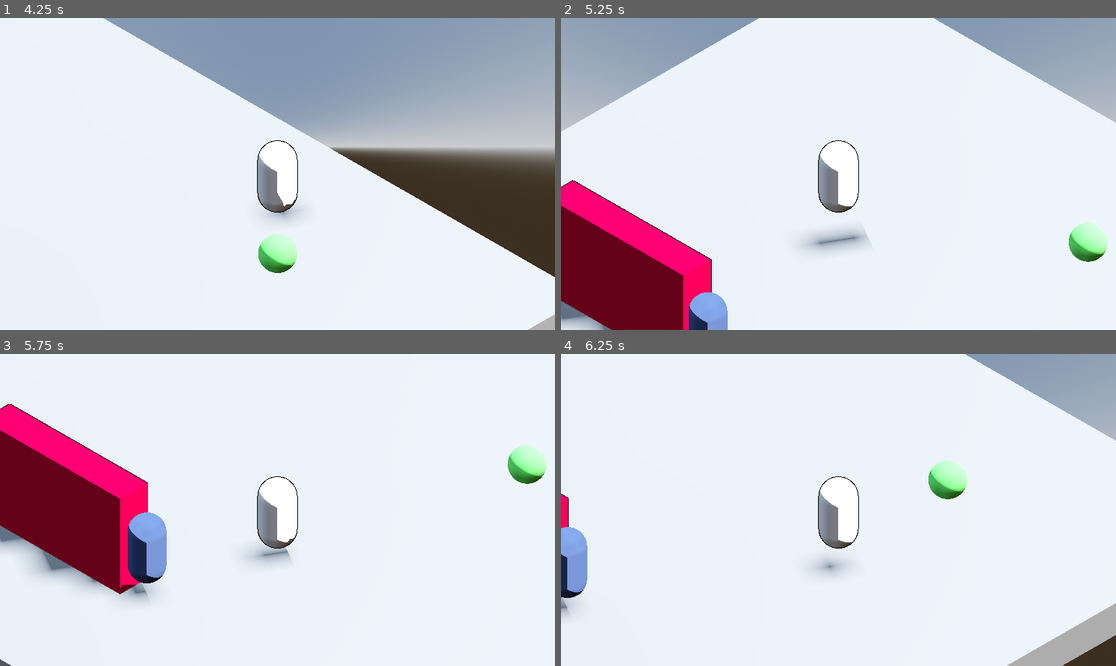
Above: before the commit, frames 1-4 (two rows, left to right).
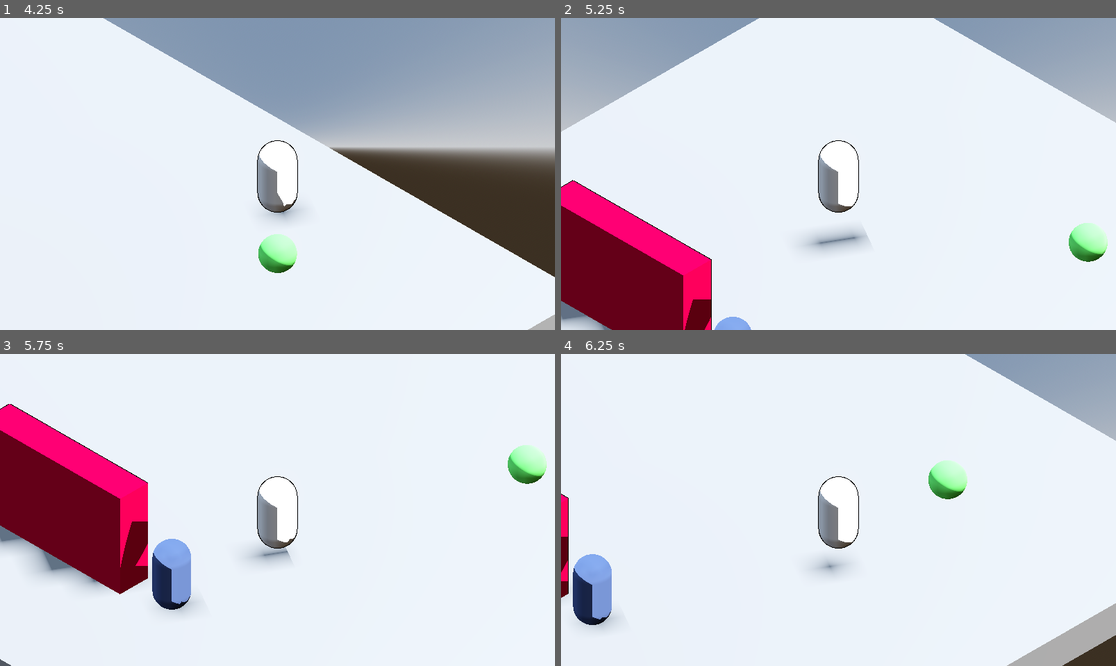
Above: after the commit, the same moments.

Repository: yashGhela/textmeback
Game: Godot game, scene res://levels/devlab.tscn
Same seed, same stepped clock (60 frames per second), same inputs: the game is played once before the commit and once after it. The project has no main scene, so this scene is started directly.
Inputs:
- Up to frame 1 (4.25 s): tap Enter (ui_accept) at 0.5, 0.77, 1.52, 3.02, 3.77 s; hold D (right) 0.53-1.28 s; hold E (interact) 0.53-1.28 s; hold S (back) 1.28-2.03 s; tap E (interact) at 1.35, 2.85 s; hold D (right) 2.03-2.78 s; hold E (interact) 2.03-2.78 s; hold W (forward) 2.78-3.53 s; hold A (left) from 3.53 s (still down); hold E (interact) from 3.53 s (still down)
- Up to frame 2 (5.25 s): release E (interact) at 4.28 s; tap E (interact) at 4.35 s; tap Enter (ui_accept) at 4.52 s; release A (left) at 5.03 s; hold S (back) from 5.03 s (still down); hold E (interact) from 5.03 s (still down)
- Up to frame 3 (5.75 s): keep holding S (back); keep holding E (interact)
- Up to frame 4 (6.25 s): release S (back) at 5.78 s; release E (interact) at 5.78 s; hold D (right) from 5.78 s (still down); tap E (interact) at 5.85 s; tap Enter (ui_accept) at 6.02 s

Frame 1 is identical in both runs. In frame 2, 0.9% of the frame differs, in the area x 22-35%, y 87-100%; in frame 3, 2.9%, in the area x 21-36%, y 50-84%; in frame 4, 2.2%.
Error after the commit: Cannot call method 'set_trans' on a null value. (res://scripts/scan.gd:16)

Commit message:
enters state

Diff:
--- a/scripts/investigate.gd
+++ b/scripts/investigate.gd
@@ -11,7 +11,7 @@
 
 	var disttoloc= boss.global_position.distance_to(location)
 
-	if disttoloc<1.0:
+	if disttoloc<=4.0:
 		boss.velocity=Vector3.ZERO
 		Transitioned.emit(self,"Scan")
 		return
--- a/scripts/scan.gd
+++ b/scripts/scan.gd
@@ -17,5 +17,7 @@
 	tween.tween_property(boss, "rotation_degrees:y", 45, 2.0).set_trans(Tween.TRANS_SINE).set_ease(Tween.EASE_IN_OUT)
 
 	get_tree().create_timer(3.0).timeout.connect(func():
+		if boss.pathFollow:
+			boss.pathFollow.progress = 0
 
 		Transitioned.emit(self,"FollowPath"))
